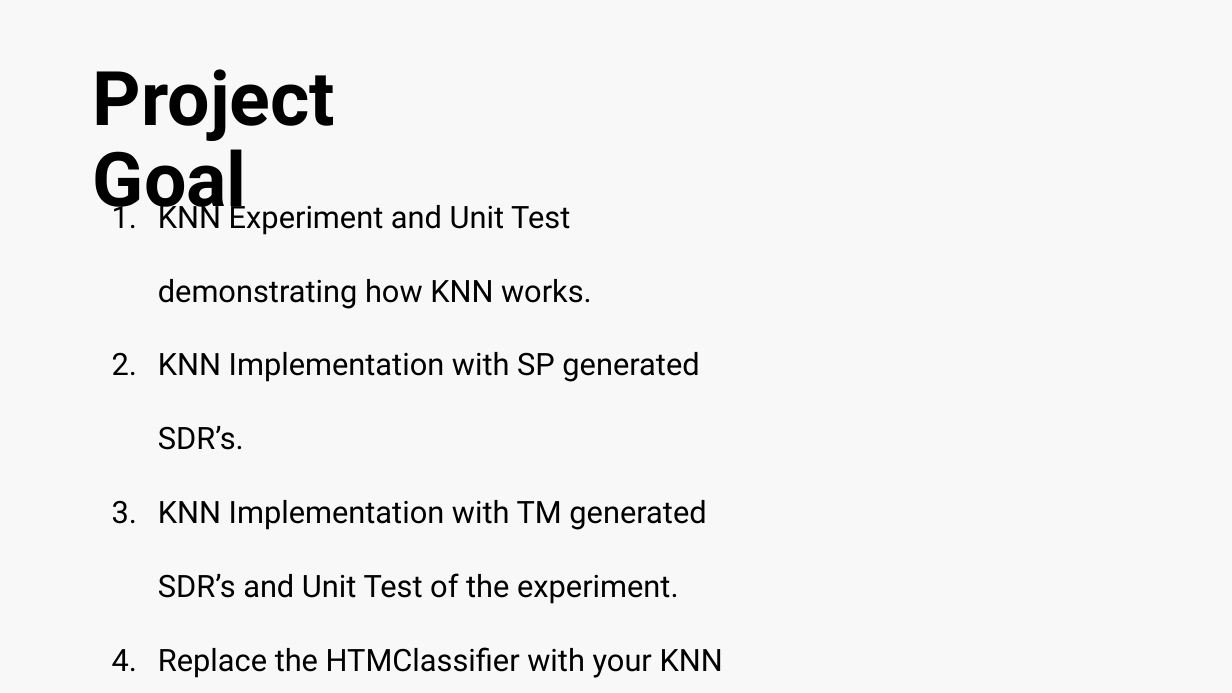
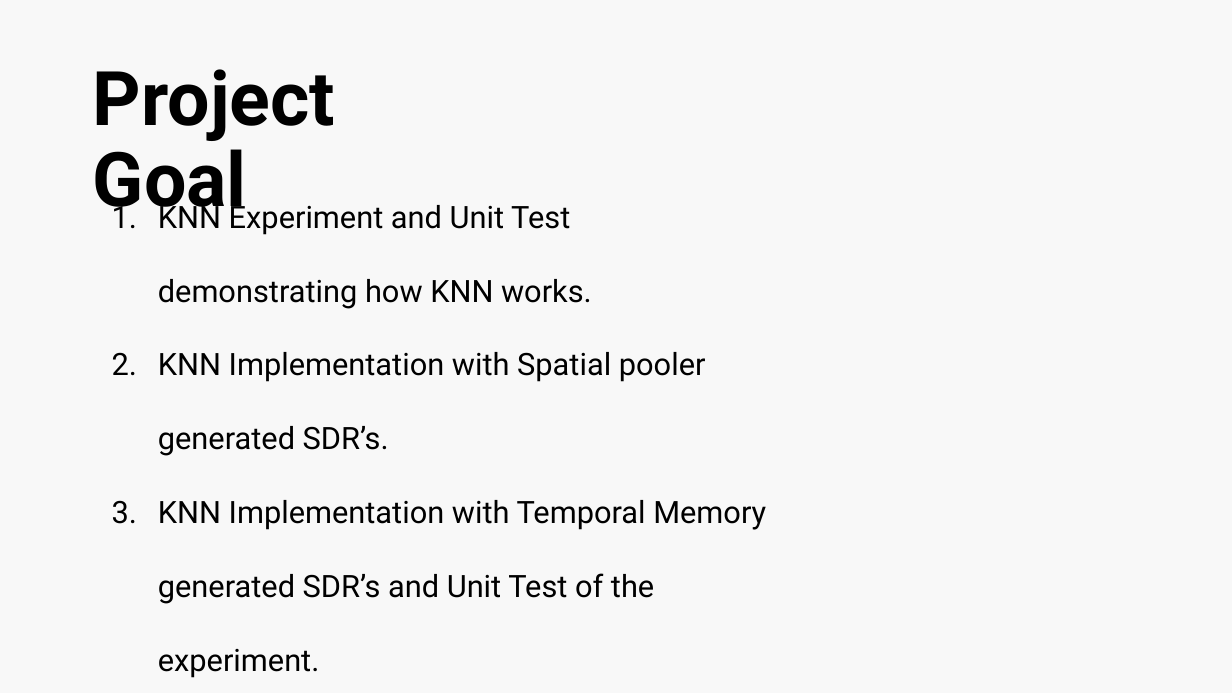
Before and after one commit to muhammadharis-97/K-Nearest-Neighbors-KNN-on-a-sparse-distribution-representation, a slide deck: slide 2 of Myproject/Documentation/Investigate and Implement KNN Classifier_Global Variable-Project_presentation.pptx. Drawn at 1232x693 pixels with LibreOffice and Linux fonts; fonts in the diff are those of the drawing; background and template pictures are left out. Boxes give left, top, right and bottom in pixels: in the first picture for what was removed or moved away, otherwise in the second. Text is boxed around its words. In the diff, an @@ line names an element or a change of style, - is before the commit and + after.

Commit message:
update

```diff
--- a/Myproject/Documentation/Investigate and Implement KNN Classifier_Global Variable-Project_presentation.pptx
+++ b/Myproject/Documentation/Investigate and Implement KNN Classifier_Global Variable-Project_presentation.pptx
@@ subtitle at [158, 352, 766, 678]: text changed @@
-2. KNN Implementation with SP generated SDR’s.
-3. KNN Implementation with TM generated SDR’s and Unit Test of the experiment.
-4. Replace the HTMClassifier with your KNN Classifier
+2. KNN Implementation with Spatial pooler generated SDR’s.
+3. KNN Implementation with Temporal Memory generated SDR’s and Unit Test of the experiment.
+4. Replace the HTMClassifier with our KNN Classifier
```
